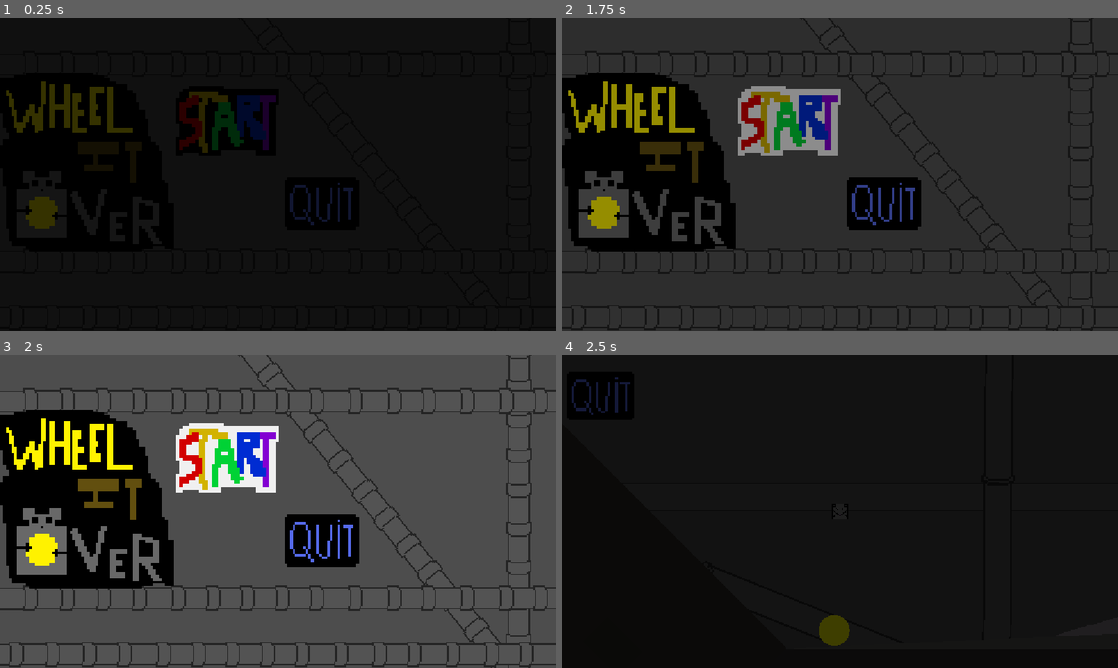
Above: before the commit, frames 1-4 (two rows, left to right).
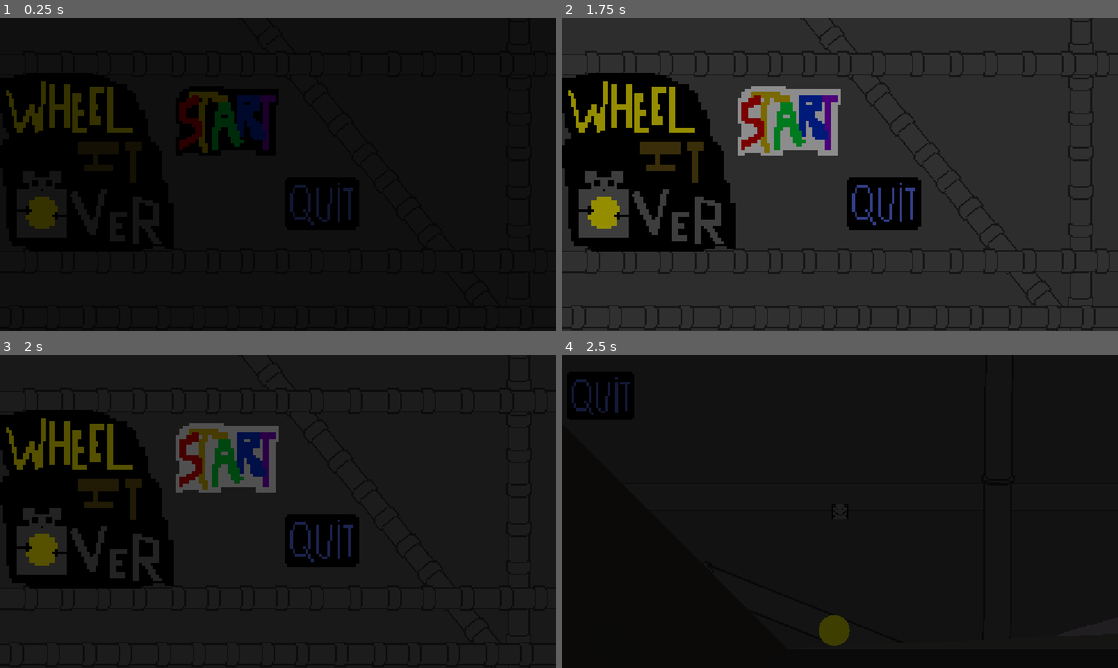
Above: after the commit, the same moments.

Repository: AlanW-bths/NYC-Haven-Jam
Game: Godot game, scene res://Main_Menu.tscn
Two runs of this game, one before a commit and one after it. Both use one fixed random seed, a clock stepped at 60 frames per second and the inputs below.
Inputs (mouse positions are in pixels of both pictures, inside the frame that each line leads up to):
- Up to frame 1 (0.25 s): no input
- Up to frame 2 (1.75 s): click (789, 127) at 0.5 s; click (789, 127) at 1.25 s
- Up to frame 3 (2 s): no input
- Up to frame 4 (2.5 s): hold Right (right) from 2.03 s (still down); hold Shift (sprint) from 2.03 s (still down); tap Space (jump) at 2.27 s

Frames 1-2 are identical in both runs. In frame 3, 81% of the frame differs, in the area x 0-100%, y 0-100%; in frame 4, nothing differs.

Commit message:
Fixed Transition bug
Fixed Transition bug where black screen flickers in and out when pressing start to enter the game (added 2nd child scene and timer to fix issue)

Diff:
--- a/do-your-best!/Main_Menu.tscn
+++ b/do-your-best!/Main_Menu.tscn
@@ -850,7 +850,7 @@
 scale = Vector2(6, 6)
 texture = ExtResource("11_spy7q")
 
-[node name="Main" parent="." unique_id=875315298 instance=ExtResource("3_gtid3")]
+[node name="Exit" parent="." unique_id=875315298 instance=ExtResource("3_gtid3")]
 visible = false
 layout_mode = 0
 anchors_preset = 0
@@ -863,12 +863,17 @@
 grow_horizontal = 1
 grow_vertical = 1
 
-[node name="fade_timer" type="Timer" parent="Main" unique_id=571045922]
+[node name="fade_timer" type="Timer" parent="Exit" unique_id=571045922]
 wait_time = 0.9
 
-[node name="Timer2" type="Timer" parent="Main" unique_id=204439587]
+[node name="Load_In" parent="." unique_id=2071259221 instance=ExtResource("3_gtid3")]
+visible = false
+layout_mode = 0
+anchors_preset = 0
+
+[node name="enter" type="Timer" parent="Load_In" unique_id=1705689972]
 
 [connection signal="pressed" from="Button_Manager/Start" to="." method="_on_start_pressed"]
 [connection signal="pressed" from="Button_Manager/Quit" to="." method="_on_quit_pressed"]
-[connection signal="timeout" from="Main/fade_timer" to="." method="_on_fade_timer_timeout"]
-[connection signal="timeout" from="Main/Timer2" to="." method="_on_timer_2_timeout"]
+[connection signal="timeout" from="Exit/fade_timer" to="." method="_on_fade_timer_timeout"]
+[connection signal="timeout" from="Load_In/enter" to="." method="_on_enter_timeout"]
--- a/do-your-best!/Scripts/MainMenu.gd
+++ b/do-your-best!/Scripts/MainMenu.gd
@@ -3,15 +3,15 @@
 var button_type = null
 
 func _ready() -> void:
-	$Main.show()
-	$Main/Timer2.start()
-	$Main/AnimationPlayer.play("fade_in")
+	$Load_In.show()
+	$Load_In/enter.start()
+	$Load_In/AnimationPlayer.play("fade_in")
 
 func _on_start_pressed() -> void:
 	button_type = "start"
-	$Main.show()
-	$Main/fade_timer.start()
-	$Main/AnimationPlayer.play("fade_out")
+	$Exit.show()
+	$Exit/fade_timer.start()
+	$Exit/AnimationPlayer.play("fade_out")
 
 func _on_quit_pressed() -> void:
 	get_tree().quit()
@@ -20,6 +20,7 @@
 	if button_type == "start":
 		get_tree().change_scene_to_file("res://Sisyphus.tscn")
 		button_type = null
+		$Exit.hide()
 
-func _on_timer_2_timeout() -> void:
-	$Main.hide()
+func _on_enter_timeout() -> void:
+	$Load_In.hide()
--- a/do-your-best!/Scripts/transition.gd
+++ b/do-your-best!/Scripts/transition.gd
@@ -3,21 +3,20 @@
 var button_type = null
 
 func _ready() -> void:
-	$Main.show()
-	$Main/Timer2.start()
-	$Main/AnimationPlayer.play("fade_in")
+	$Load_In.show()
+	$Load_In/enter.start()
+	$Load_In/AnimationPlayer.play("fade_in")
 
 func _on_exit_pressed() -> void:
-	$Main.show()
-	$Main/Timer.start()
-	$Main/AnimationPlayer.play("fade_out")
+	$Exit.show()
+	$Exit/leave.start()
+	$Exit/AnimationPlayer.play("fade_out")
 	button_type = "exit"
 
-func _on_timer_timeout() -> void:
+func _on_leave_timeout() -> void:
 	if button_type == "exit":
 		get_tree().change_scene_to_file("res://Main_Menu.tscn")
 		button_type = null
 
-
-func _on_timer_2_timeout() -> void:
-	$Main.hide()
+func _on_enter_timeout() -> void:
+	$Load_In.hide()
--- a/do-your-best!/Sisyphus.tscn
+++ b/do-your-best!/Sisyphus.tscn
@@ -556,13 +556,6 @@
 texture_disabled = ExtResource("10_i7m57")
 stretch_mode = 5
 
-[node name="Main" parent="." unique_id=875315298 instance=ExtResource("1_fhhho")]
-visible = false
-
-[node name="Timer" type="Timer" parent="Main" unique_id=209139117]
-
-[node name="Timer2" type="Timer" parent="Main" unique_id=1443768716]
-
 [node name="Win_Zone" type="StaticBody2D" parent="." unique_id=796326004]
 position = Vector2(3461.0002, 488)
 scale = Vector2(4.6, 1)
@@ -597,6 +590,16 @@
 autoplay = true
 playback_type = 1
 
+[node name="Load_In" parent="." unique_id=875315298 instance=ExtResource("1_fhhho")]
+visible = false
+
+[node name="enter" type="Timer" parent="Load_In" unique_id=209139117]
+
+[node name="Exit" parent="." unique_id=2082071806 instance=ExtResource("1_fhhho")]
+visible = false
+
+[node name="leave" type="Timer" parent="Exit" unique_id=582634302]
+
 [connection signal="pressed" from="Player/exit" to="." method="_on_exit_pressed"]
-[connection signal="timeout" from="Main/Timer" to="." method="_on_timer_timeout"]
-[connection signal="timeout" from="Main/Timer2" to="." method="_on_timer_2_timeout"]
+[connection signal="timeout" from="Load_In/enter" to="." method="_on_enter_timeout"]
+[connection signal="timeout" from="Exit/leave" to="." method="_on_leave_timeout"]
